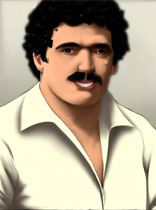
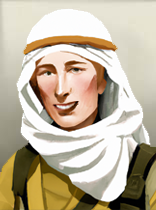
Layer changes from the first w=156, h=210 image to the second:
added group "T.E.Lawrence" with 3 layers above "Pablo Escobar" over [0, 8, 156, 210]
added layer "Layer 8" (color) in group "T.E.Lawrence" over [43, 89, 90, 125]
added layer "Layer 7" in group "T.E.Lawrence" over [51, 101, 80, 114]
added layer "Layer 6" in group "T.E.Lawrence" over [0, 8, 156, 210]
moved "Layer 5" into group "Pablo Escobar" over [55, 73, 118, 101]
moved "Layer 4" into group "Pablo Escobar" over [72, 80, 97, 91]
moved "Layer 2" into group "Pablo Escobar" over [0, 0, 156, 210]
